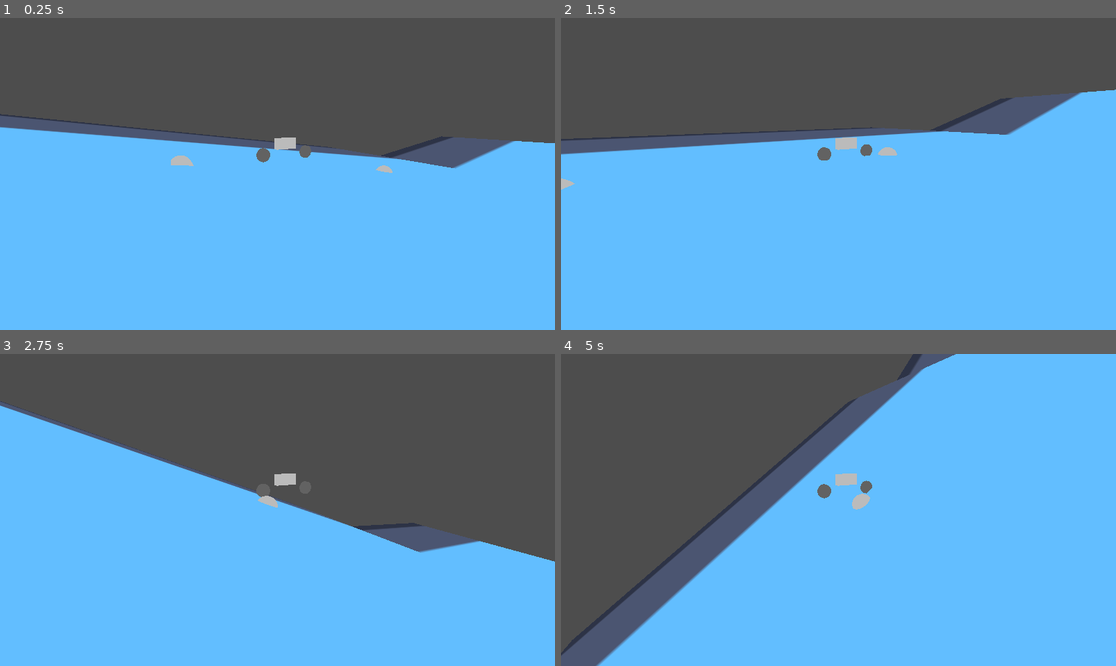
Above: before the commit, frames 1-4 (two rows, left to right).
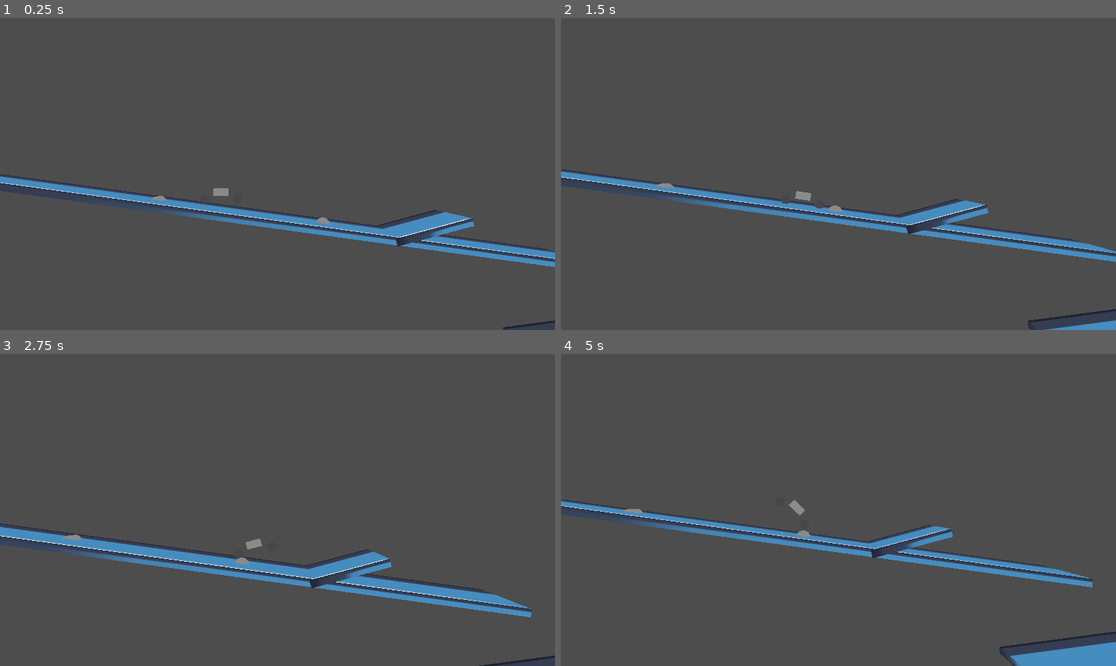
Above: after the commit, the same moments.

Repository: KyleSaki714/brackeysgamejam25-godotgame
Game: Godot game, scene res://World.tscn
Two runs of this game, one before a commit and one after it. Both use one fixed random seed, a clock stepped at 60 frames per second and the inputs below. The engine's default icon, where the game draws it, is replaced by a stand-in: a white triangle on a blue panel in a dark square.
Inputs:
- Up to frame 1 (0.25 s): no input
- Up to frame 2 (1.5 s): hold Up (forward) 0.53-1.28 s; hold S (backward) from 1.28 s (still down)
- Up to frame 3 (2.75 s): release S (backward) at 2.03 s; hold Up (forward) from 2.03 s (still down)
- Up to frame 4 (5 s): release Up (forward) at 3.53 s; hold S (backward) from 3.53 s (still down)

The runs differ from the first frame. In frame 1, 62% of the frame differs, in the area x 0-100%, y 30-100%; in frame 2, 66%; in frame 3, 56%; in frame 4, 71%, in the area x 0-100%, y 0-100%.

Commit message:
create follow camera scene

Diff:
--- /dev/null
+++ b/GameCamera.gd
@@ -0,0 +1,11 @@
+extends Camera3D
+
+@export var _follow_target: Node3D
+@export var _look_target: Node3D
+@export_range(0,5) var _camSpeed = 0.1
+
+func _process(delta: float) -> void:
+	var newCamPos = global_position.move_toward(_follow_target.global_position, _camSpeed)
+	print(newCamPos)
+	global_position = newCamPos
+	#look_at(_look_target.global_position)
--- a/World.tscn
+++ b/World.tscn
@@ -1,20 +1,28 @@
-[gd_scene load_steps=17 format=3 uid="uid://cde7rcehautca"]
+[gd_scene load_steps=20 format=3 uid="uid://cde7rcehautca"]
 
 [ext_resource type="Texture2D" uid="uid://du8r73utf7khp" path="res://icon.svg" id="1_ibwgx"]
 [ext_resource type="Script" path="res://Bike.gd" id="2_q0epj"]
+[ext_resource type="Script" path="res://GameCamera.gd" id="3_o6smy"]
 
 [sub_resource type="BoxShape3D" id="BoxShape3D_5rr2k"]
-size = Vector3(100, 1, 100)
+size = Vector3(100, 1, 10)
 
 [sub_resource type="StandardMaterial3D" id="StandardMaterial3D_jyevl"]
 albedo_texture = ExtResource("1_ibwgx")
 
 [sub_resource type="BoxMesh" id="BoxMesh_navdk"]
 material = SubResource("StandardMaterial3D_jyevl")
-size = Vector3(100, 1, 100)
+size = Vector3(100, 1, 10)
 
-[sub_resource type="BoxShape3D" id="BoxShape3D_y8cv6"]
-size = Vector3(100, 1, 100)
+[sub_resource type="BoxShape3D" id="BoxShape3D_b5bo4"]
+size = Vector3(100, 1, 10)
+
+[sub_resource type="BoxShape3D" id="BoxShape3D_wus84"]
+size = Vector3(10, 1, 10)
+
+[sub_resource type="BoxMesh" id="BoxMesh_glb41"]
+material = SubResource("StandardMaterial3D_jyevl")
+size = Vector3(10, 1, 10)
 
 [sub_resource type="PhysicsMaterial" id="PhysicsMaterial_q1e04"]
 friction = 0.1
@@ -36,7 +44,6 @@
 ambient_light_source = 3
 ambient_light_color = Color(1, 1, 1, 1)
 ambient_light_sky_contribution = 0.34
-ambient_light_energy = 1.95
 
 [sub_resource type="CylinderShape3D" id="CylinderShape3D_negsd"]
 height = 1.83881
@@ -66,10 +73,19 @@
 transform = Transform3D(0.990748, 0.135716, 0, -0.135716, 0.990748, 0, 0, 0, 1, 0, -1.39805, 0)
 
 [node name="CollisionShape3D" type="CollisionShape3D" parent="Hill2"]
-shape = SubResource("BoxShape3D_y8cv6")
+shape = SubResource("BoxShape3D_b5bo4")
 
 [node name="MeshInstance3D" type="MeshInstance3D" parent="Hill2"]
 mesh = SubResource("BoxMesh_navdk")
+
+[node name="ramp" type="StaticBody3D" parent="."]
+transform = Transform3D(0.965926, -0.258819, 0, 0.258819, 0.965926, 0, 0, 0, 1, 27.8035, -3.41747, 0)
+
+[node name="CollisionShape3D" type="CollisionShape3D" parent="ramp"]
+shape = SubResource("BoxShape3D_wus84")
+
+[node name="MeshInstance3D" type="MeshInstance3D" parent="ramp"]
+mesh = SubResource("BoxMesh_glb41")
 
 [node name="Bike" type="VehicleBody3D" parent="."]
 transform = Transform3D(1, 0, 0, 0, 1, 0, 0, 0, 1, 0, 0.711944, 0)
@@ -106,8 +122,10 @@
 transform = Transform3D(-5.32736e-08, -0.127698, -5.32736e-08, 1.21876, -5.58184e-09, 5.32736e-08, -5.32736e-08, -5.58184e-09, 1.21876, 0, 0, 0)
 mesh = SubResource("CylinderMesh_ybs2l")
 
-[node name="Camera3D" type="Camera3D" parent="Bike"]
-transform = Transform3D(0.884443, 0.120778, -0.450748, 0, 0.965926, 0.258819, 0.466649, -0.228911, 0.854306, -9.51061, 3.09108, 16.447)
+[node name="CamFollowTarget" type="Node3D" parent="Bike"]
+transform = Transform3D(1, 0, 0, 0, 1, 0, 0, 0, 1, 4.26414, 4.57778, 45.572)
+
+[node name="CamLookTarget" type="Node3D" parent="Bike"]
 
 [node name="WorldEnvironment" type="WorldEnvironment" parent="."]
 environment = SubResource("Environment_3mh0e")
@@ -131,3 +149,15 @@
 
 [node name="MeshInstance3D" type="MeshInstance3D" parent="spherebump"]
 mesh = SubResource("SphereMesh_gon61")
+
+[node name="Camera3D" type="Camera3D" parent="." node_paths=PackedStringArray("_follow_target", "_look_target")]
+transform = Transform3D(1, 0, 0, 0, 1, 0, 0, 0, 1, 12.2336, 2.53086, 49.7549)
+current = true
+fov = 49.6
+script = ExtResource("3_o6smy")
+_follow_target = NodePath("../Bike/CamFollowTarget")
+_look_target = NodePath("../Bike/CamLookTarget")
+_camSpeed = 0.335
+
+[node name="Camera" type="Node3D" parent="."]
+transform = Transform3D(1, 0, 0, 0, 1, 0, 0, 0, 1, 12.2336, 2.53086, 49.7549)
